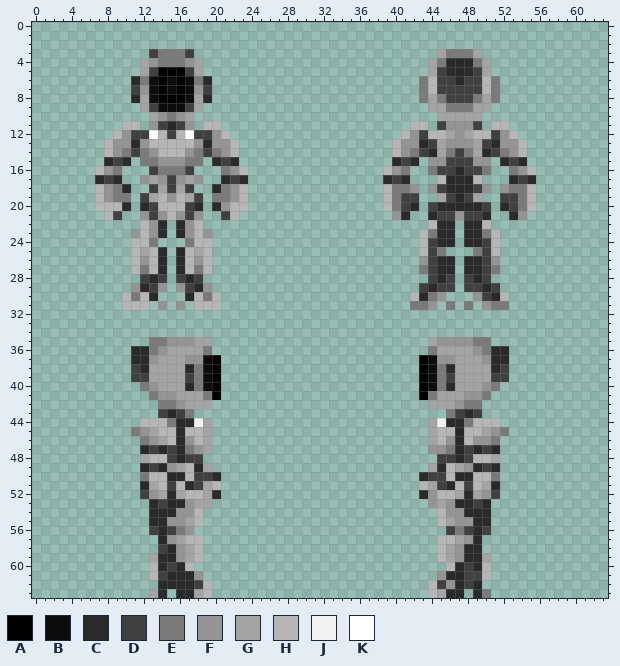
Two versions of one pixel-art sprite, Resources/Textures/SimpleStation14/Mobs/Species/IPC/parts.rsi/full.png. Above: the version before the commit.
The file is 64x64 pixels. Colours within 5 levels of each other are drawn and written as one.
Palette (. is transparent): A #000000  B #0d0d0d  C #2a2a2a  D #404040  E #7a7a7a  F #949494  G #a4a4a4  H #b6b6b6  J #f2f2f2  K #ffffff
After the commit:
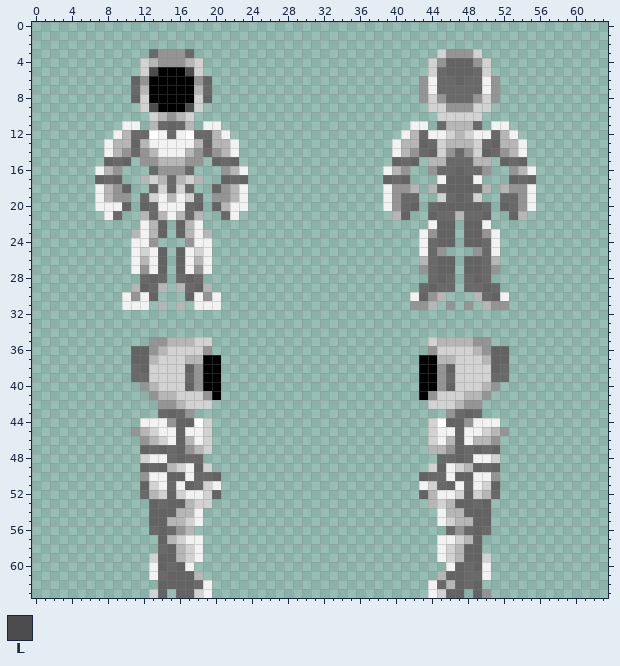
Colours new in this view: L #4c4c4c
The exact change:
colour C: #2a2a2a -> #636363
colour D: #404040 -> #696969
colour G: #a4a4a4 -> #d2d2d2
Changed rows in their new state; - is a pixel that keeps its letter.
first column x 7:
 3 -------FFF-----------------------------FFF-------
 4 ------HFFFH---------------------------F---F------
 5 ------L---L--------------------------------------
 6 -----FA-A-AF------------------------FJ-----JF----
 7 -----HA-A-AH------------------------FJ-----JF----
 8 ------A---A-------------------------F-F---F-F----
 9 ------LAAAL----------------------------FFF-------
10 -------HFH---------------------------------------
11 ---JJ-H---H-JJ---------------------JJ--HHH--JJ---
12 --JH---J-J---HJ-------------------JH-JJ-H-JJ-HJ--
13 -JHH-HJJJJJH-HHJ-----------------JHH---HHH---HHJ-
14 -JHF-FHJJJHF-FHJ-----------------JHF---F-F---FHJ-
15 -----FFHHHFF-------------------------HH---HH-----
16 JHF----FFF----FHJ---------------JHF--F-----F--FHJ
17 -----H-H-H-H--------------------------J---J------
18 JHF-----------FHJ---------------JFFH-H-----H-HFFJ
19 JHFF---JHJ---FFHJ---------------JF-------------FJ
20 JJJ----JJJ----HJJ---------------JF-------------FJ
21 -J---H-HJH-H---J-----------------H------H------H-
22 -----JH---HJ-------------------------J-----J-----
23 ----HJH---HJH-----------------------JF-----FJ----
24 ----JJF---FJJ-----------------------J-------J----
25 ----J-J---J-J-----------------------J-F---F-J----
26 ----JHJ---JHJ-----------------------H-------H----
27 ----JFJ---JFJ-----------------------F-------F----
29 ----H--H-H--H------------------------------------
30 ---JFJ-----JFJ---------------------J-FH---H--J---
31 ---JJJ-H-H-JJJ---------------------FFH-F-F-HFF---
first column x 11:
35 --FFHHH---------------------------HHHHFF--
36 --FH----F------------------------F----HF--
37 --H---HHA------------------------AHH---H--
38 -------FA------------------------AF-------
39 -------FA------------------------AF-------
40 -FH----FA------------------------AF----HF-
41 --FHH---F------------------------F---HHF--
42 ---FFH------------------------------HFF---
43 ------F----------------------------F------
44 -JJJF--K--------------------------K--FJJJ-
45 FH-JJ-JJ--------------------------JJ-JJ-HF
46 -FH-J-HJ--------------------------JH-JHHF-
47 ------FH-------------------------HHF------
48 --JJ----------------------------------JJ--
49 ----H-J----------------------------J-H----
50 -FJJ--J----------------------------J--JJF-
51 ---J-J---J----------------------J---J-J---
52 --H---JJ-------------------------HJJ---H--
53 ------H--------------------------H-H------
54 -----HHJ--------------------------JHH-----
55 ----HH-J--------------------------J-HH----
56 -----FH-----------------------------F-----
57 ----H-JJ--------------------------JJ-H----
58 -----H-J--------------------------J-H-----
59 -----H-J--------------------------J-H-----
60 --J---J----------------------------J---J--
61 --J----H--------------------------H----J--
62 --------J------------------------J-H------
63 --------J------------------------J-----F--
Where, in picture pixels (left, top, right, bottom), the same in both pictures:
changed: (95, 49, 248, 598)
changed: (383, 49, 536, 598)
